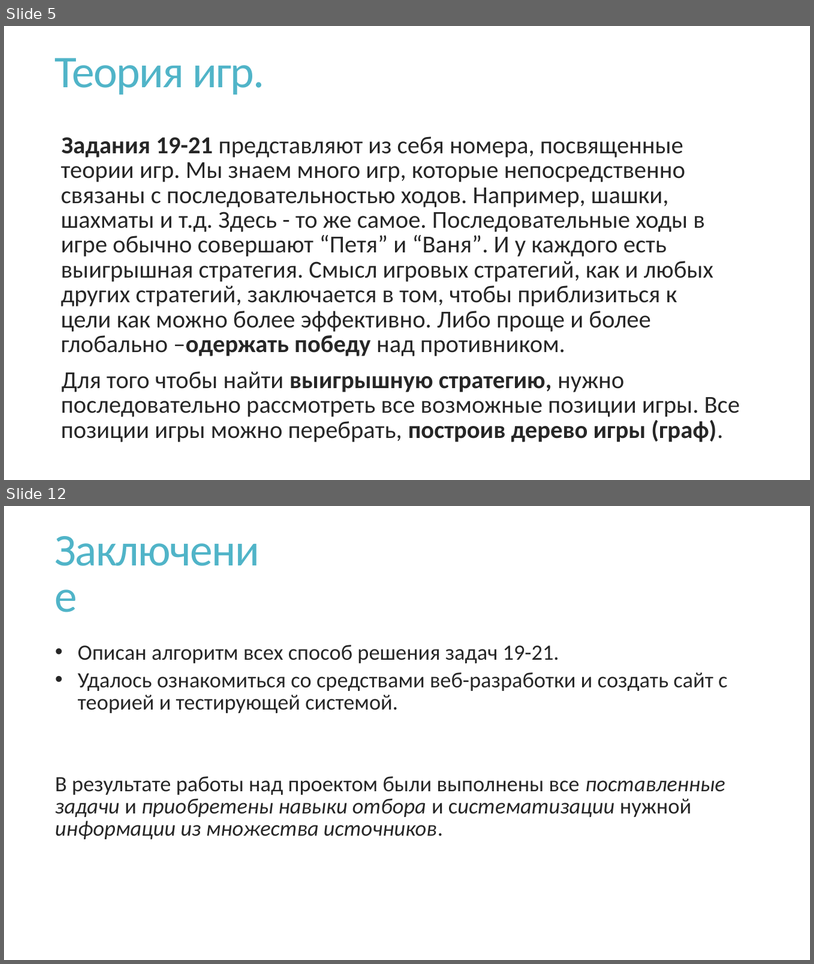
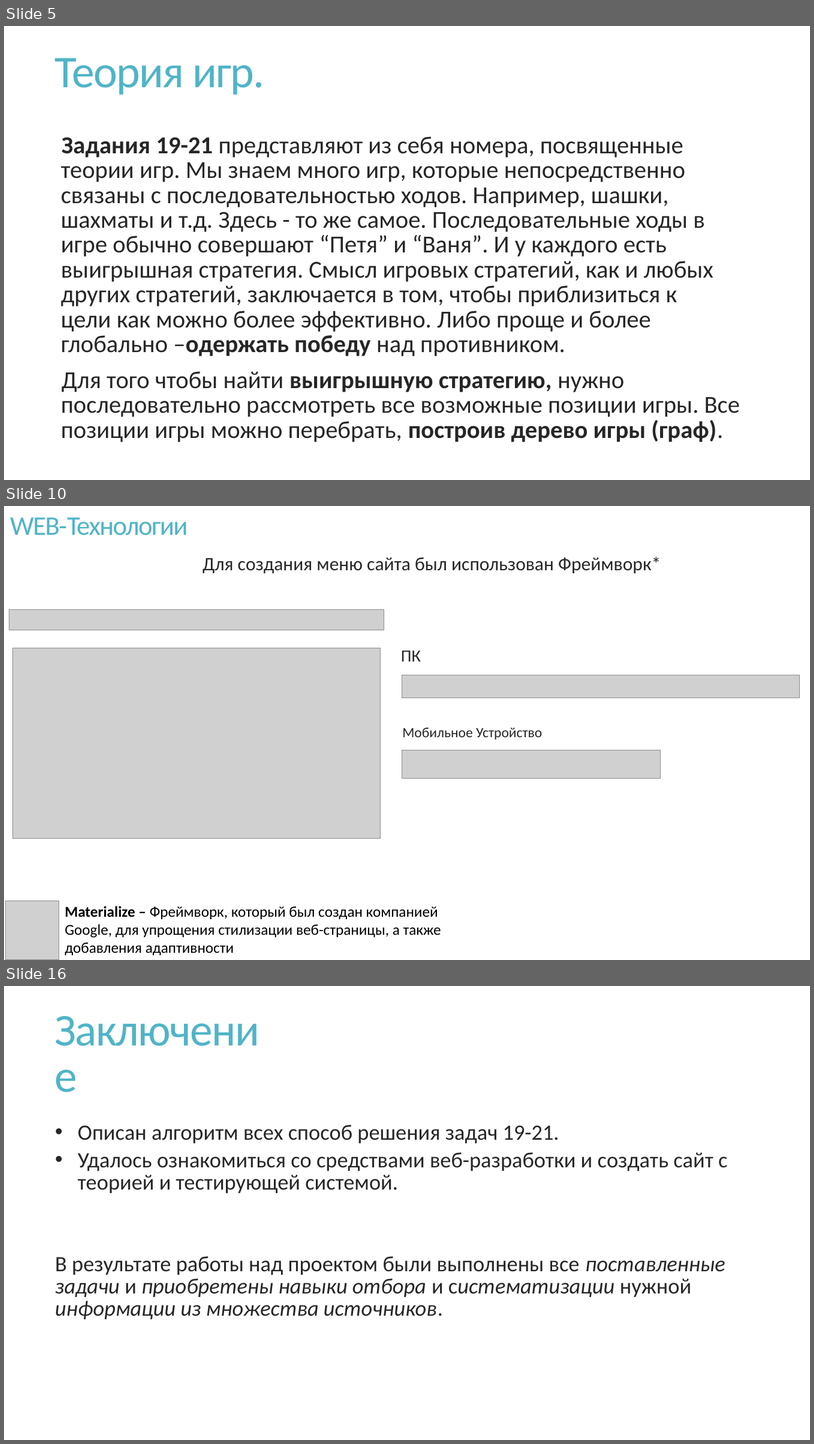
Before and after one commit to VladPetrov3/School_Project_EGE, a slide deck: Теория игр.pptx. Shown one above the other, each under a label of ours: slides 5 and 12 before the commit, slides 5, 10 and 16 after it; the slides between them are not shown. The pictures are 814x964 and 814x1444 pixels, drawn with LibreOffice and Linux fonts; fonts in the diff are those of the drawing; grey boxes stand for pictures. Boxes give left, top, right and bottom in pixels: in the first picture for what was removed or moved away, otherwise in the second. Text is boxed around its words. In the diff, an @@ line names an element or a change of style, - is before the commit and + after.

```diff
--- a/Теория игр.pptx
+++ b/Теория игр.pptx
@@ slide 10 added at box(4, 506, 810, 960), background #FFFFFF @@
@@ text added at box(10, 517, 188, 535), 32 pt, text #50B4C8 @@
+WEB-Технологии
@@ text added at box(203, 556, 661, 573), 22.5 pt, text #262626 @@
+Для создания меню сайта был использован Фреймворк*
@@ picture added at box(9, 609, 384, 630) @@
@@ picture added at box(12, 648, 381, 838) @@
@@ text added at box(401, 650, 421, 661), 20.3 pt, text #262626 @@
+ПК
@@ picture added at box(402, 675, 800, 698) @@
@@ text added at box(402, 727, 542, 739), 16.8 pt, text #262626 @@
+  Мобильное Устройство
@@ picture added at box(402, 750, 660, 779) @@
@@ picture added at box(5, 900, 59, 960) @@
@@ text added at box(65, 906, 441, 955), 18 pt, text #000000 @@
+Materialize – Фреймворк, который был создан компанией Google, для упрощения стилизации веб-страницы, а также добавления адаптивности
@@ what was slide 12 is now slide 16 @@
```
Also in this commit, not shown: 4 slides changed, 5 other slides added, 2 slides removed, 4 other files.
